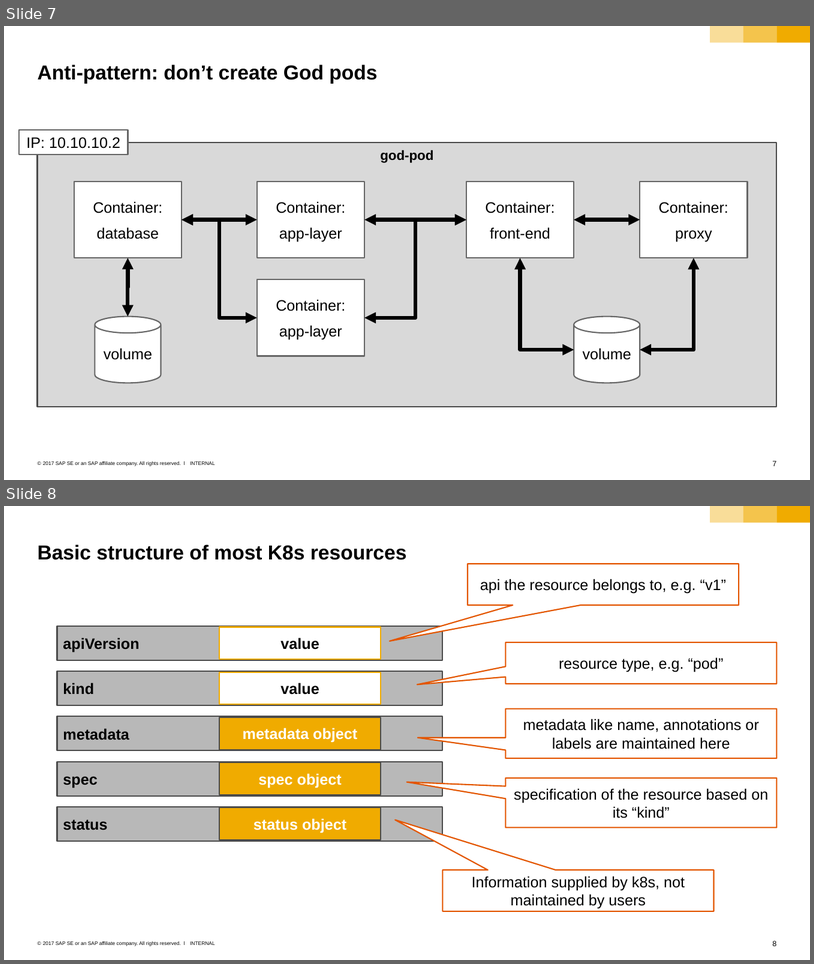
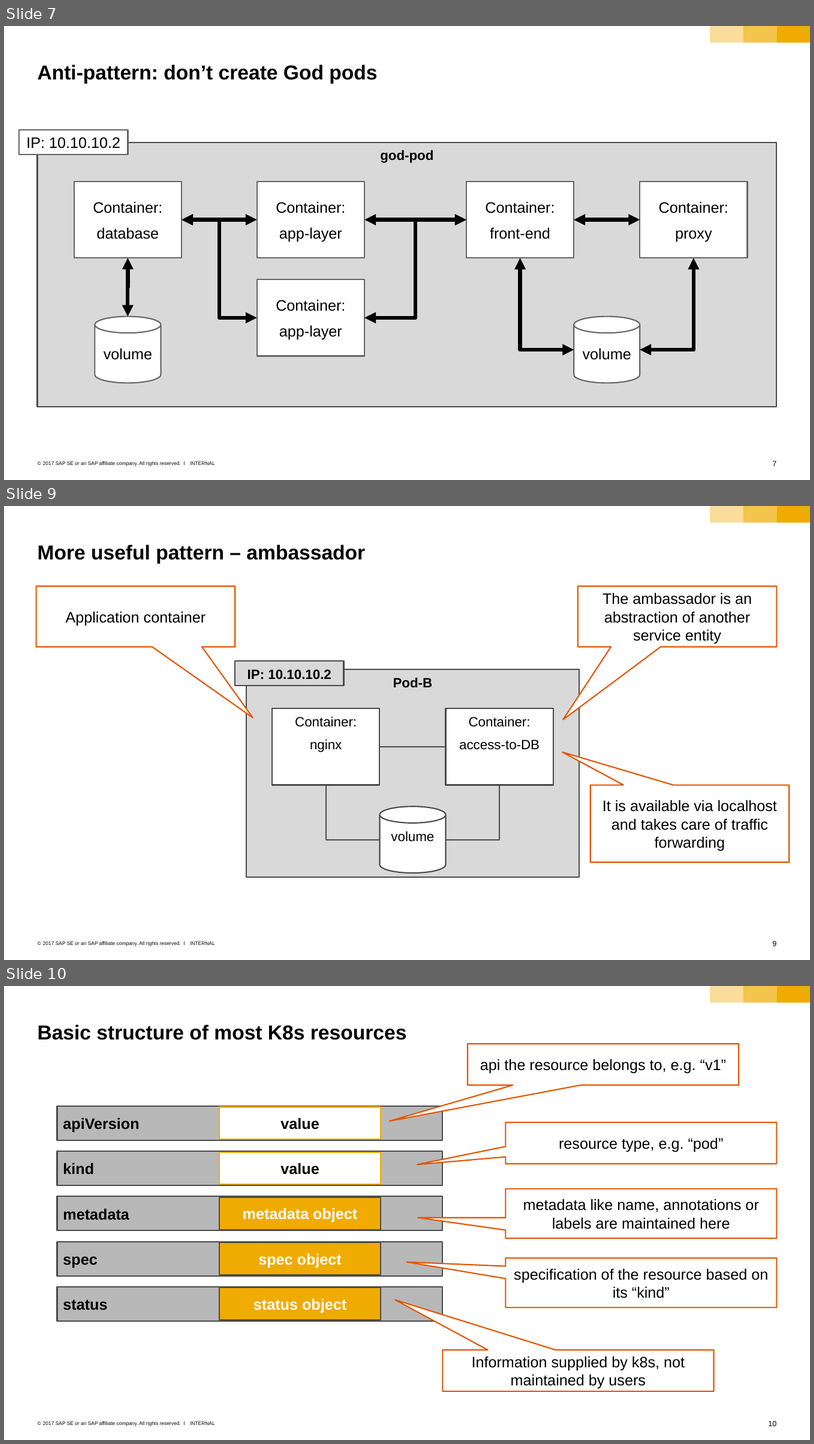
Before and after one commit to cuijiyao01/docker-k8s-training, a slide deck: kubernetes/02_pods.pptx. Shown one above the other, each under a label of ours: slides 7 and 8 before the commit, slides 7, 9 and 10 after it; the slides between them are not shown. The pictures are 814x964 and 814x1444 pixels, drawn with LibreOffice and Linux fonts; fonts in the diff are those of the drawing. Boxes give left, top, right and bottom in pixels: in the first picture for what was removed or moved away, otherwise in the second. Text is boxed around its words. In the diff, an @@ line names an element or a change of style, - is before the commit and + after.

Commit message:
add ambassador & adapter pattern

```diff
--- a/kubernetes/02_pods.pptx
+++ b/kubernetes/02_pods.pptx
@@ slide 9 added at <box>4,506,810,960</box>, background #FFFFFF; not listed: 6 template elements that a slide beside it also shows @@
@@ title added at <box>38,544,365,564</box>, 24 pt, text #000000, bold @@
+More useful pattern – ambassador
@@ speech box added at <box>36,586,235,647</box>, fill #FFFFFF, outline #E35500 1.5 pt, 18 pt, text #000000 @@
+Application container
@@ speech box added at <box>578,586,777,647</box>, fill #FFFFFF, outline #E35500 1.5 pt, 18 pt, text #000000 @@
+The ambassador is an abstraction of another service entity
@@ group added at <box>235,661,579,877</box>: 4 rectangles, 3 elbow lines, 1 cylinder @@
+Pod-B
+IP: 10.10.10.2
+Container:
+nginx
+volume
+Container:
+access-to-DB
@@ speech box added at <box>590,784,789,862</box>, fill #FFFFFF, outline #E35500 1.5 pt, 18 pt, text #000000 @@
+It is available via localhost and takes care of traffic forwarding
@@ what was slide 8 is now slide 10 @@
@@ page number at <box>768,1420,777,1426</box>: text changed @@
-8
+10
```
Also in this commit, not shown: 1 other slide added.
